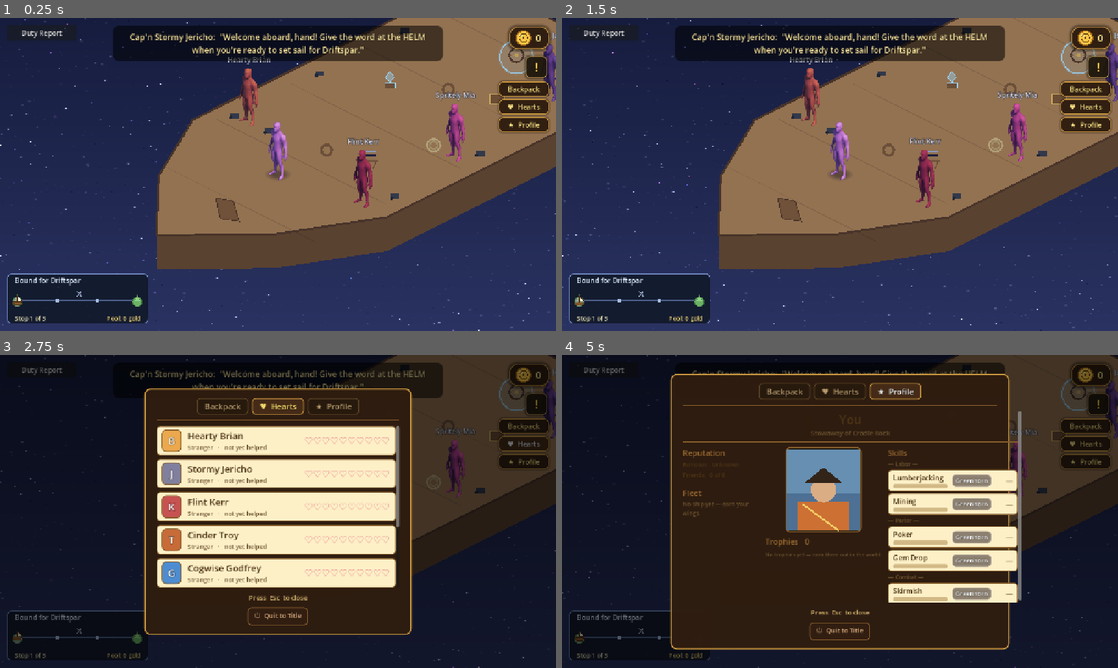
Above: before the commit, frames 1-4 (two rows, left to right).
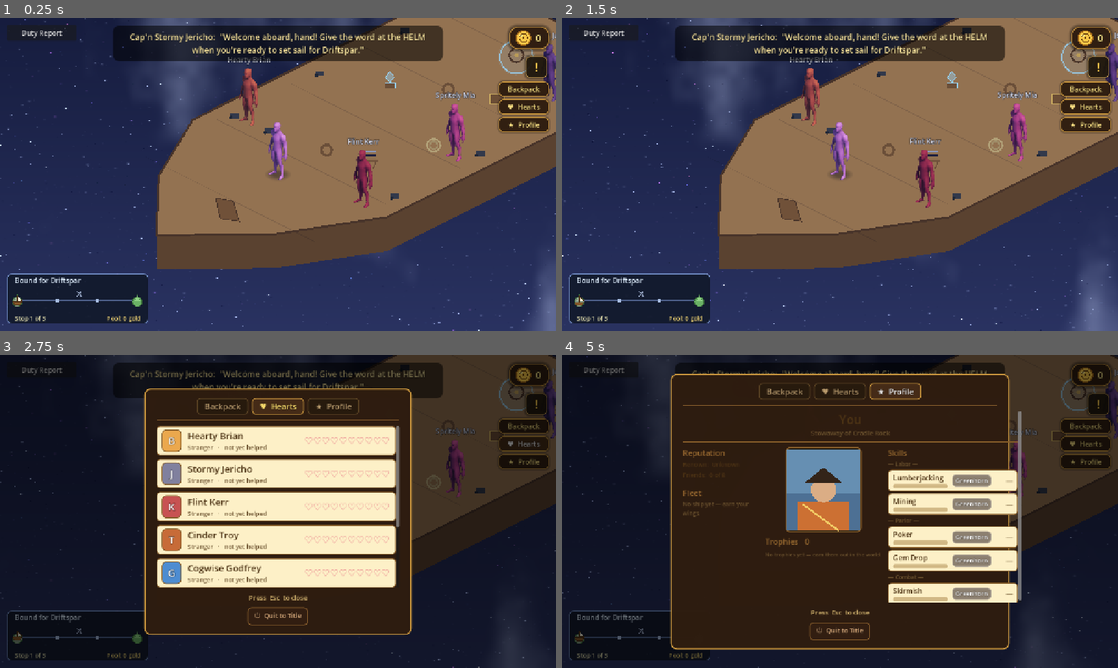
Above: after the commit, the same moments.

Repository: TairoyZone/shivaliva-shanty
Game: Godot game, scene res://levels/ship_deck/ship_deck.tscn
Same seed, same stepped clock (60 frames per second), same inputs: the game is played once before the commit and once after it. This scene is started directly instead of the project's main scene.
Inputs:
- Up to frame 1 (0.25 s): no input
- Up to frame 2 (1.5 s): click "!" at 0.5 s; click "X" at 1.25 s
- Up to frame 3 (2.75 s): click "♥ Hearts" at 2 s
- Up to frame 4 (5 s): click "★ Profile" at 2.75 s; click "♥ Hearts" at 3.5 s; click "★ Profile" at 4.25 s

The runs differ from the first frame. In frame 1, 3.1% of the frame differs, in the area x 25-100%, y 0-100%; in frame 2, 3.6%, in the area x 21-100%, y 0-100%; in frame 3, 0.3%; in frame 4, 0.6%.

Commit message:
feat(juice): drifting Stardust fog on the ship deck (scrolling-noise mist)
components/stardust_fog.gdshader - a canvas_item scrolling procedural value-noise fbm mist (GLES3-safe, no textures). components/drift_fog.gd (class_name DriftFog extends CanvasLayer) - a full-viewport ColorRect on layer -5 (above the SkyBackdrop at -10, below the world at 0). Wired into the ship deck: wispy clouds now drift between the twinkling stars and the ship. Drop on any sky scene via add_child(DriftFog.make(color)). Eyeball needed (shader renders only on GPU).

Co-Authored-By: Claude Opus 4.8 <noreply@anthropic.com>

Diff:
--- /dev/null
+++ b/components/drift_fog.gd
@@ -0,0 +1,40 @@
+## DriftFog — drifting wispy cloud mist behind the world, for depth (a thin moving layer between the
+## SkyBackdrop and the scene). A full-viewport ColorRect running stardust_fog.gdshader on a low CanvasLayer
+## (-5: above the SkyBackdrop at -10, below the world at 0). Drop on a sky scene:
+##   add_child(DriftFog.make(Color(0.78, 0.82, 0.95, 0.9)))
+## Resizes with the window. Placeholder-first; tune via the shader uniforms. See [[godot-borrow-todo]].
+class_name DriftFog
+extends CanvasLayer
+
+const FOG_SHADER : Shader = preload("res://components/stardust_fog.gdshader")
+
+var _color : Color = Color(0.78, 0.82, 0.95, 1.0)
+var _rect : ColorRect
+
+
+static func make(color: Color = Color(0.78, 0.82, 0.95, 1.0)) -> DriftFog:
+
+	var f : DriftFog = DriftFog.new()
+	f._color = color
+	return f
+
+
+func _ready() -> void:
+
+	layer = -5   # above the SkyBackdrop (-10), below the world (0)
+	_rect = ColorRect.new()
+	var mat : ShaderMaterial = ShaderMaterial.new()
+	mat.shader = FOG_SHADER
+	mat.set_shader_parameter("fog_color", _color)
+	_rect.material = mat
+	_rect.mouse_filter = Control.MOUSE_FILTER_IGNORE
+	add_child(_rect)
+	_fit()
+	get_viewport().size_changed.connect(_fit)
+
+
+func _fit() -> void:
+
+	if is_instance_valid(_rect):
+		_rect.size = get_viewport().get_visible_rect().size
+		_rect.position = Vector2.ZERO
--- /dev/null
+++ b/components/stardust_fog.gdshader
@@ -0,0 +1,40 @@
+// STARDUST FOG — drifting wispy cloud bands (canvas_item, GLES3 Compatibility-safe: procedural value-noise
+// fbm, no textures/derivatives). A thin moving mist that sits behind the world (between the SkyBackdrop and
+// the scene) for depth. All look is in the uniforms — tune freely. Drives DriftFog (components/drift_fog.gd).
+shader_type canvas_item;
+
+uniform vec4 fog_color : source_color = vec4(0.78, 0.82, 0.95, 1.0);
+uniform float drift = 0.018;       // horizontal creep speed
+uniform float density = 0.55;      // overall opacity of the wisps
+uniform float scale = 3.0;         // cloud size (smaller = bigger puffs)
+uniform float floor_bias = 0.0;    // 0 = uniform, 1 = denser toward the bottom
+
+float hash(vec2 p) { return fract(sin(dot(p, vec2(127.1, 311.7))) * 43758.5453); }
+
+float vnoise(vec2 p) {
+	vec2 i = floor(p);
+	vec2 f = fract(p);
+	vec2 u = f * f * (3.0 - 2.0 * f);
+	return mix(mix(hash(i), hash(i + vec2(1.0, 0.0)), u.x),
+	           mix(hash(i + vec2(0.0, 1.0)), hash(i + vec2(1.0, 1.0)), u.x), u.y);
+}
+
+float fbm(vec2 p) {
+	float v = 0.0;
+	float a = 0.5;
+	for (int i = 0; i < 4; i++) {
+		v += a * vnoise(p);
+		p *= 2.0;
+		a *= 0.5;
+	}
+	return v;
+}
+
+void fragment() {
+	vec2 uv = UV * vec2(scale * 2.0, scale);
+	uv.x += TIME * drift * 10.0;
+	float n = fbm(uv);
+	float band = smoothstep(0.5, 0.92, n) * density;
+	band *= mix(1.0, UV.y, floor_bias);   // optionally denser toward the bottom (ground/abyss fog)
+	COLOR = vec4(fog_color.rgb, clamp(band, 0.0, 1.0) * fog_color.a);
+}
--- a/levels/ship_deck/ship_deck.gd
+++ b/levels/ship_deck/ship_deck.gd
@@ -98,6 +98,7 @@
 	var sky : SkyBackdrop = SkyBackdrop.new()
 	sky.fallback_color = SKY
 	add_child(sky)
+	add_child(DriftFog.make(Color(0.80, 0.84, 0.96, 0.85)))   # drifting cloud wisps between the stars + the deck
 	_add_hull_collision()
 	_add_crew()
 	_build_ui()
Not shown, added: components/drift_fog.gd.uid
